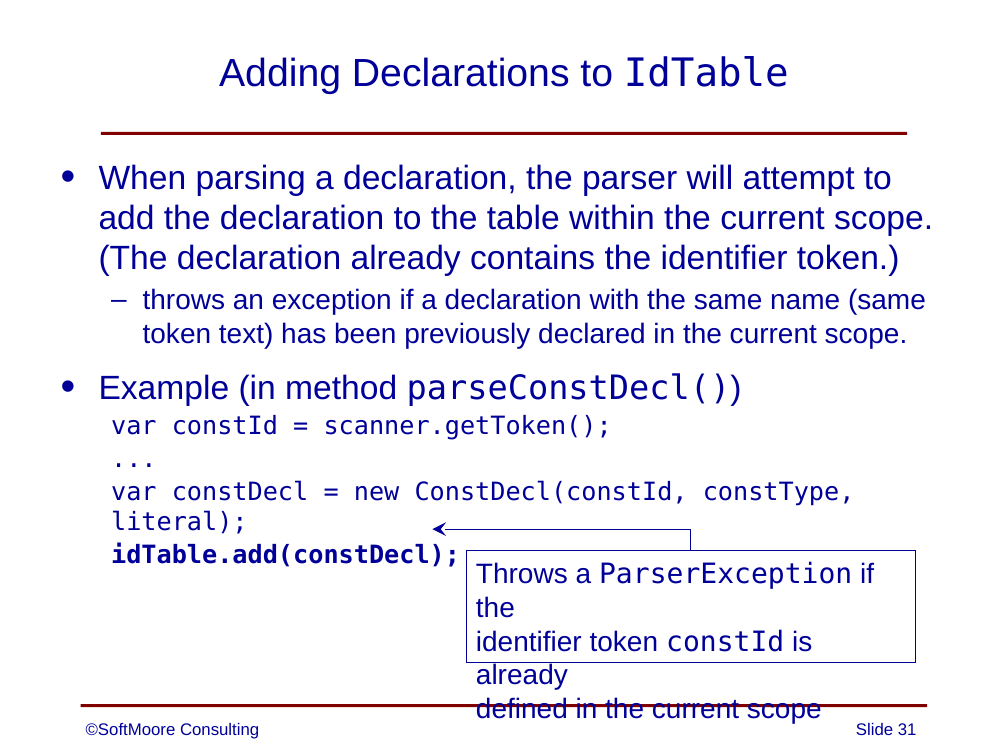
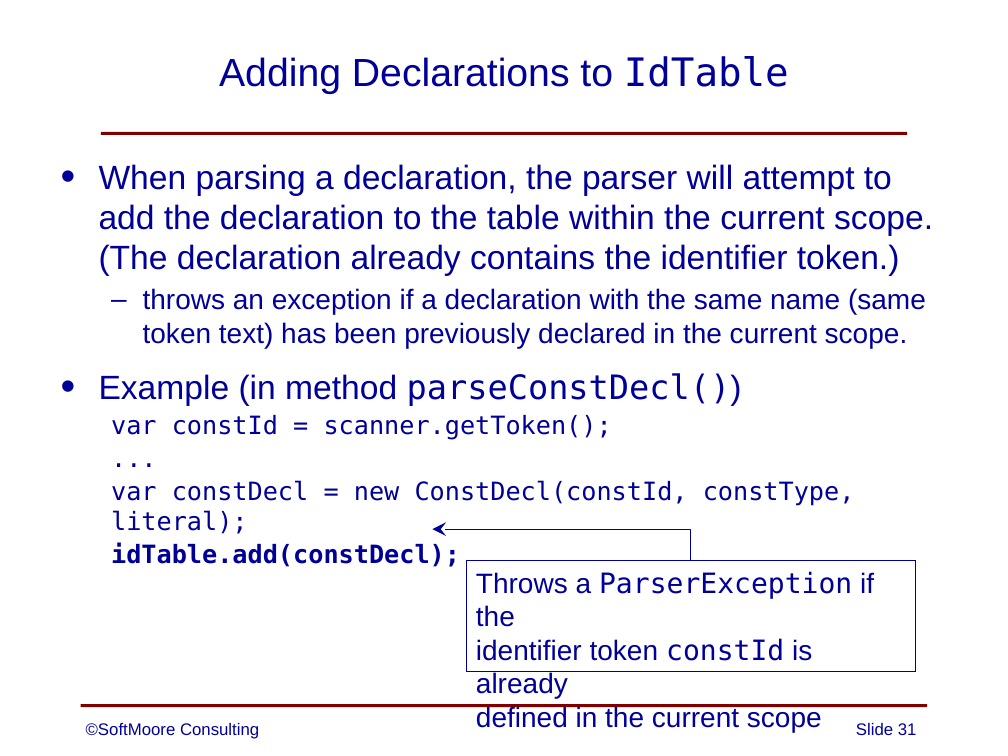
Before and after one commit to SoftMoore/CPRL-Java-3rd, a slide deck: slide 31 of PowerPoints/08 - Abstract Syntax Trees.pptx. Drawn at 1008x756 pixels with LibreOffice and Linux fonts; fonts in the diff are those of the drawing. Boxes give left, top, right and bottom in pixels: in the first picture for what was removed or moved away, otherwise in the second. Text is boxed around its words. In the diff, an @@ line names an element or a change of style, - is before the commit and + after.

```diff
--- a/PowerPoints/08 - Abstract Syntax Trees.pptx
+++ b/PowerPoints/08 - Abstract Syntax Trees.pptx
@@ elbow arrow moved from (690, 551) - (432, 529) to (690, 560) - (432, 529) @@
@@ rectangle "Throws a ParserException if the": place and size @@
-rectangle "Throws a ParserException if the" at (466,551,915,663)
+rectangle "Throws a ParserException if the" at (466,560,915,672)
```
Also in this commit, not shown: 3 other slides changed, 4 other files.
